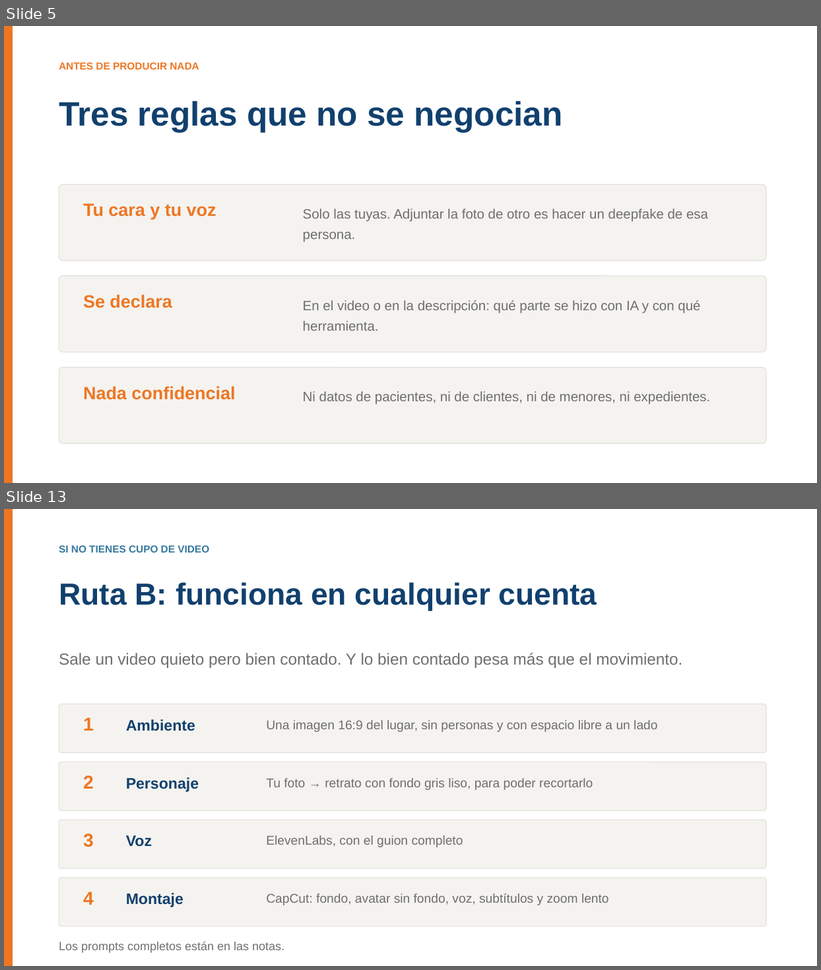
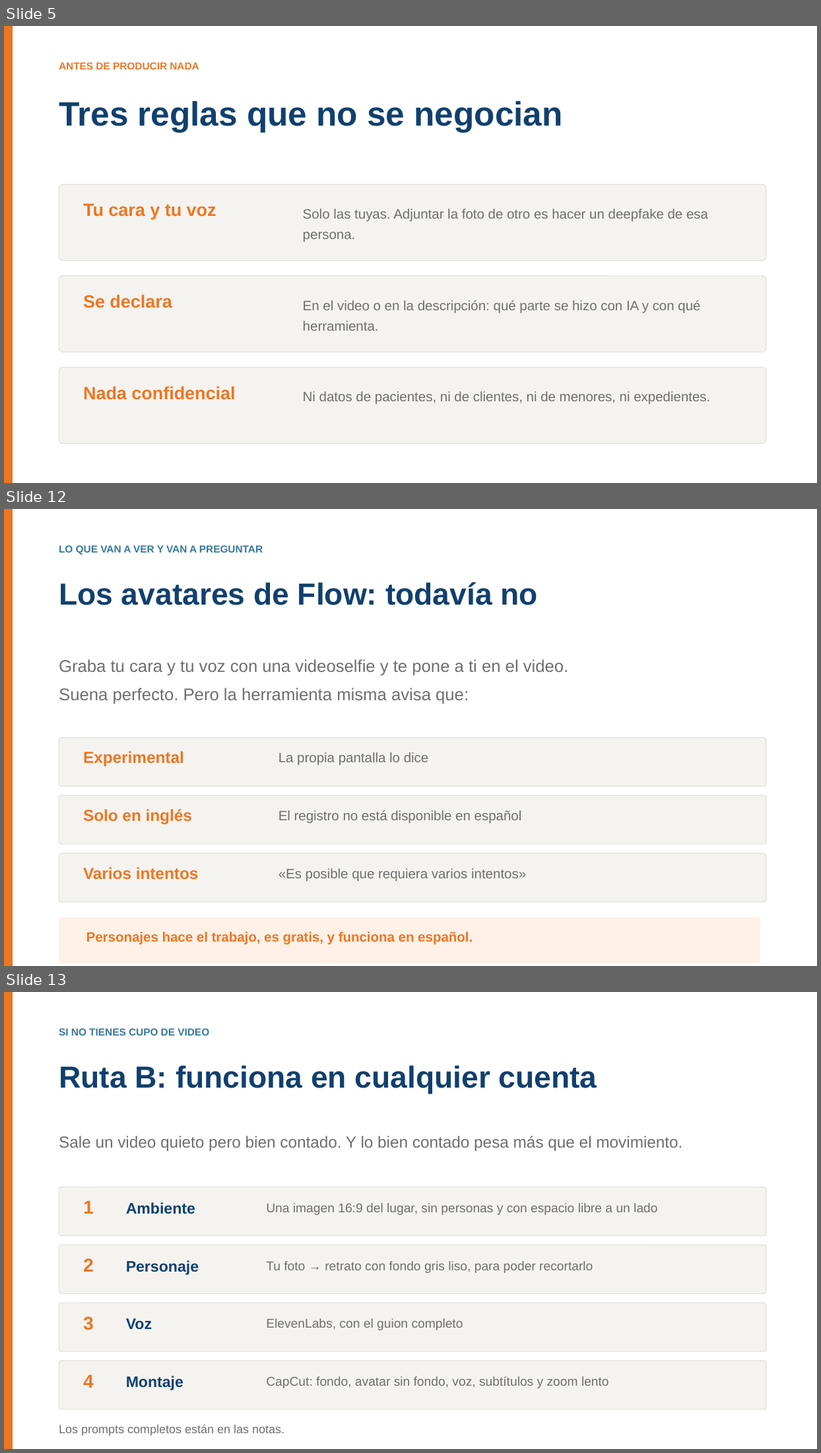
Before and after one commit to BioAITeamLearning/IntroInfo_2026_02_Ucaldas, a slide deck: _static/sesion06/S06_audio_imagen_video.pptx. Shown one above the other, each under a label of ours: slides 5 and 13 before the commit, slides 5, 12 and 13 after it; the slides between them are not shown. The pictures are 821x970 and 821x1453 pixels, drawn with LibreOffice and Linux fonts; fonts in the diff are those of the drawing. Boxes give left, top, right and bottom in pixels: in the first picture for what was removed or moved away, otherwise in the second. Text is boxed around its words. In the diff, an @@ line names an element or a change of style, - is before the commit and + after.

```diff
--- a/_static/sesion06/S06_audio_imagen_video.pptx
+++ b/_static/sesion06/S06_audio_imagen_video.pptx
@@ slide 12 added at (4,509,817,966), background #FFFFFF @@
@@ rectangle added at (4,509,13,966), fill #ED7623 @@
@@ text added at (59,545,263,555), 12 pt, text #35789C, bold @@
+LO QUE VAN A VER Y VAN A PREGUNTAR
@@ text added at (59,582,538,605), 36 pt, text #11406E, bold @@
+Los avatares de Flow: todavía no
@@ text added at (59,659,569,704), 20 pt, text #6E6E6E @@
+Graba tu cara y tu voz con una videoselfie y te pone a ti en el video.
+Suena perfecto. Pero la herramienta misma avisa que:
@@ rounded rectangle added at (59,738,766,787), fill #F5F3EF, outline #E3E0DA 0.9 pt @@
@@ text added at (83,751,184,766), 19 pt, text #ED7623, bold @@
+Experimental
@@ text added at (279,753,429,765), 16 pt, text #6E6E6E @@
+La propia pantalla lo dice
@@ rounded rectangle added at (59,795,766,844), fill #F5F3EF, outline #E3E0DA 0.9 pt @@
@@ text added at (83,809,192,824), 19 pt, text #ED7623, bold @@
+Solo en inglés
@@ text added at (279,811,522,823), 16 pt, text #6E6E6E @@
+El registro no está disponible en español
@@ rounded rectangle added at (59,854,766,902), fill #F5F3EF, outline #E3E0DA 0.9 pt @@
@@ text added at (83,867,199,880), 19 pt, text #ED7623, bold @@
+Varios intentos
@@ text added at (279,869,526,881), 16 pt, text #6E6E6E @@
+«Es posible que requiera varios intentos»
@@ rounded rectangle added at (59,918,760,964), fill #FDF0E6 @@
@@ text added at (86,932,473,945), 16 pt, text #ED7623, bold @@
+Personajes hace el trabajo, es gratis, y funciona en español.
```
Also in this commit, not shown: 13 slides changed, 1 slide removed, 2 other files.
